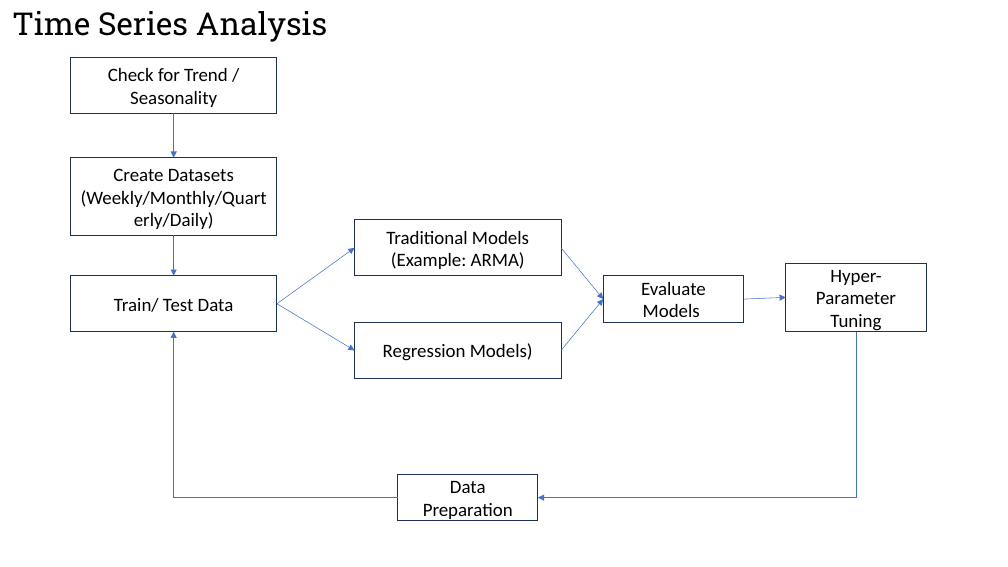
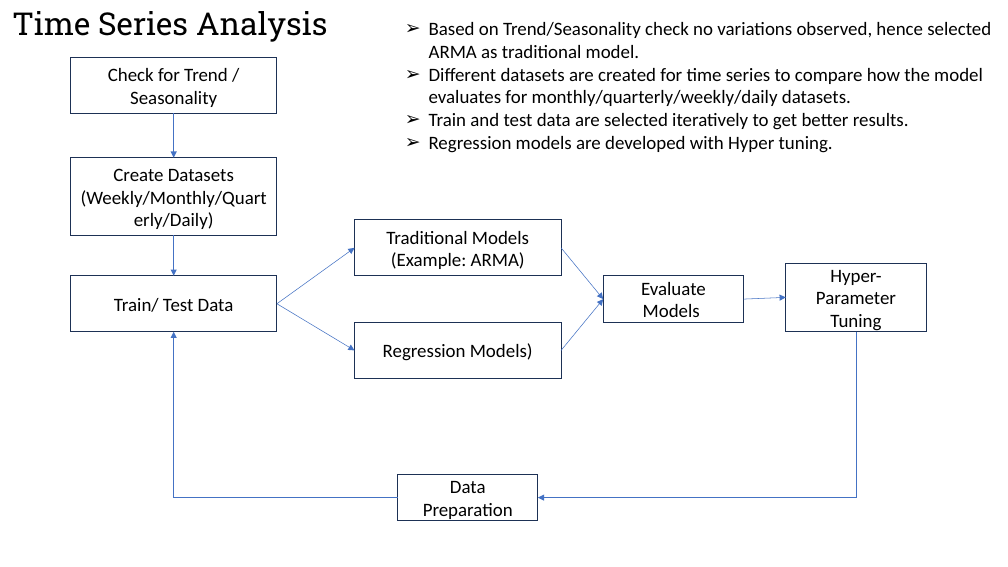
Before and after one commit to raku43/MScDACapstone, a slide deck: slide 10 of PPT_Msc_Capstone.pptx. Drawn at 1008x567 pixels with LibreOffice and Linux fonts; fonts in the diff are those of the drawing. Boxes give left, top, right and bottom in pixels: in the first picture for what was removed or moved away, otherwise in the second. Text is boxed around its words. In the diff, an @@ line names an element or a change of style, - is before the commit and + after.

```diff
--- a/PPT_Msc_Capstone.pptx
+++ b/PPT_Msc_Capstone.pptx
@@ text added at (x1=429, y1=22, x2=991, y2=153), 18 pt, text #000000 @@
+➢ Based on Trend/Seasonality check no variations observed, hence selected ARMA as traditional model.
+➢ Different datasets are created for time series to compare how the model evaluates for monthly/quarterly/weekly/daily datasets.
+➢ Train and test data are selected iteratively to get better results.
+➢ Regression models are developed with Hyper tuning.
```
Also in this commit, not shown: 1 other slide changed, 5 slides added, 1 slide removed.
